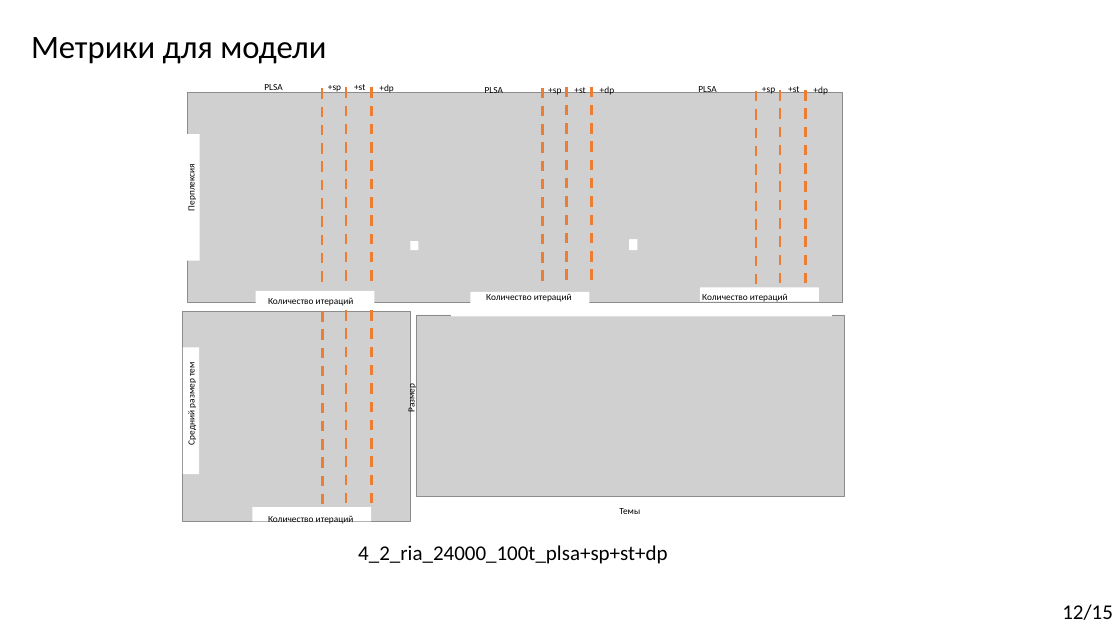
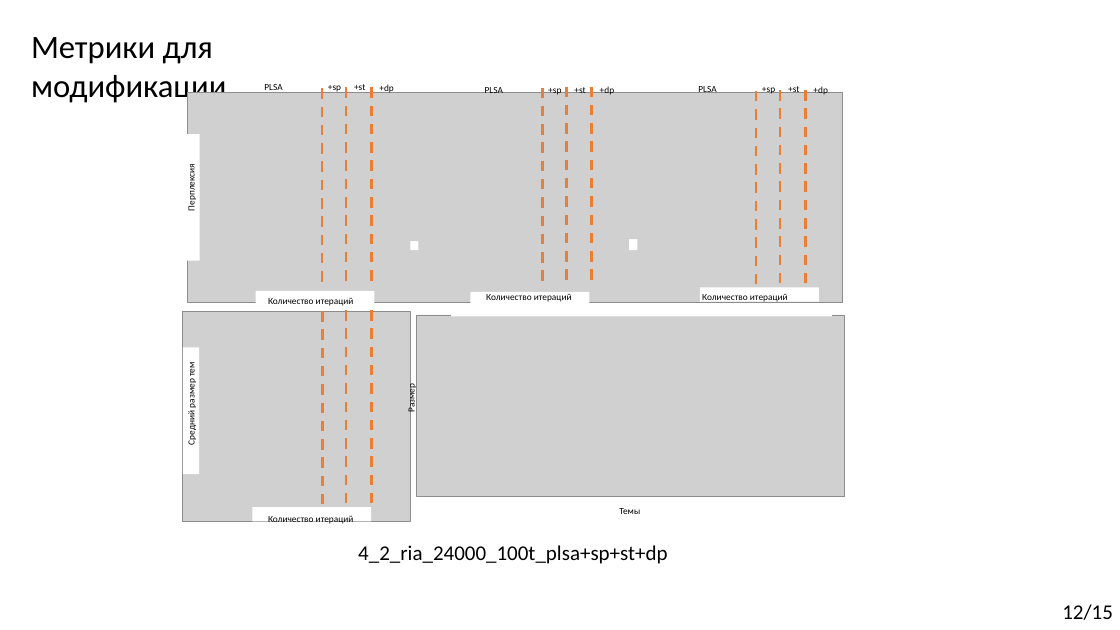
Before and after one commit to Kirmark/bachelor-qualification-work, a slide deck: slide 12 of presentation/presentation.pptx. Drawn at 1120x630 pixels with LibreOffice and Linux fonts; fonts in the diff are those of the drawing; grey boxes stand for pictures. Boxes give left, top, right and bottom in pixels: in the first picture for what was removed or moved away, otherwise in the second. Text is boxed around its words. In the diff, an @@ line names an element or a change of style, - is before the commit and + after.

```diff
--- a/presentation/presentation.pptx
+++ b/presentation/presentation.pptx
@@ text at [31, 37, 226, 106]: text changed @@
-Метрики для модели
+Метрики для модификации
```
Also in this commit, not shown: 4 other slides changed, 3 other files.
